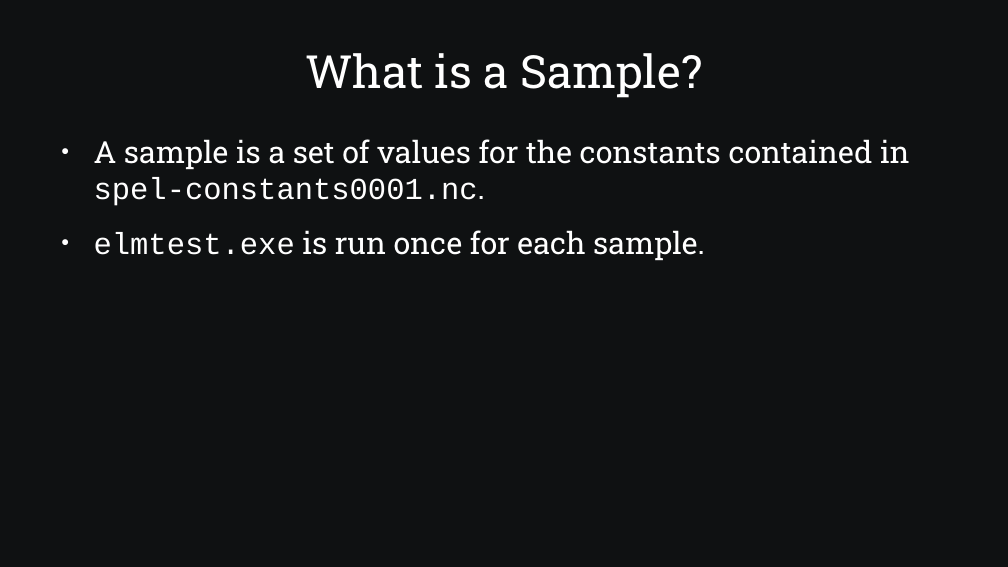
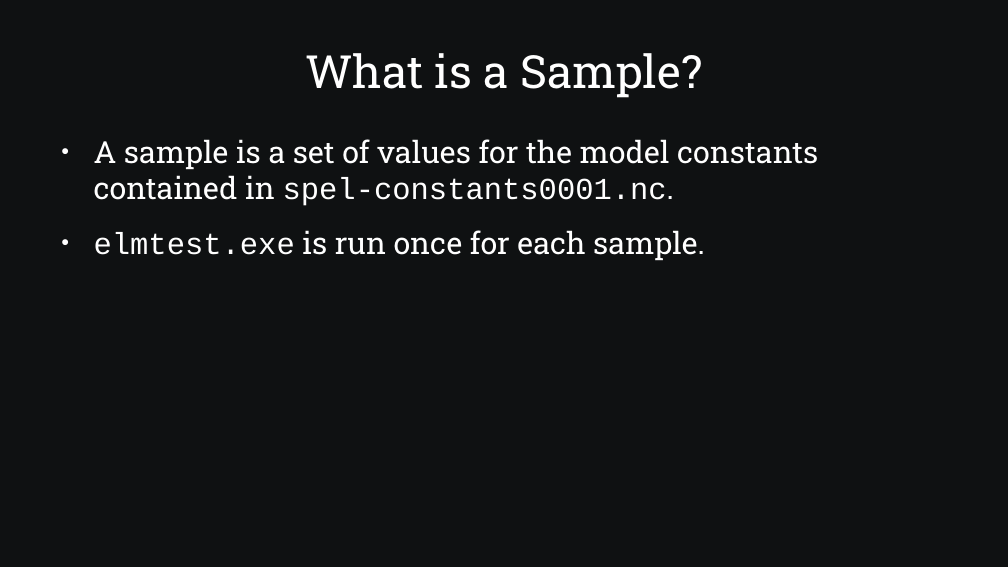
Before and after one commit to SamAllen06/lake_temp_work, a slide deck: slide 11 of documentation/for_collaborators/TestingSoftwareOverview.odp. Drawn at 1008x567 pixels with LibreOffice and Linux fonts; fonts in the diff are those of the drawing. Boxes give left, top, right and bottom in pixels: in the first picture for what was removed or moved away, otherwise in the second. Text is boxed around its words. In the diff, an @@ line names an element or a change of style, - is before the commit and + after.

```diff
--- a/documentation/for_collaborators/TestingSoftwareOverview.odp
+++ b/documentation/for_collaborators/TestingSoftwareOverview.odp
@@ text at [94,139,818,206]: text changed @@
-● A sample is a set of values for the constants contained in spel-constants0001.nc.
+● A sample is a set of values for the model constants contained in spel-constants0001.nc.
```
Also in this commit, not shown: 15 other slides changed, 3 slides added, 1 slide removed, 3 other files.
